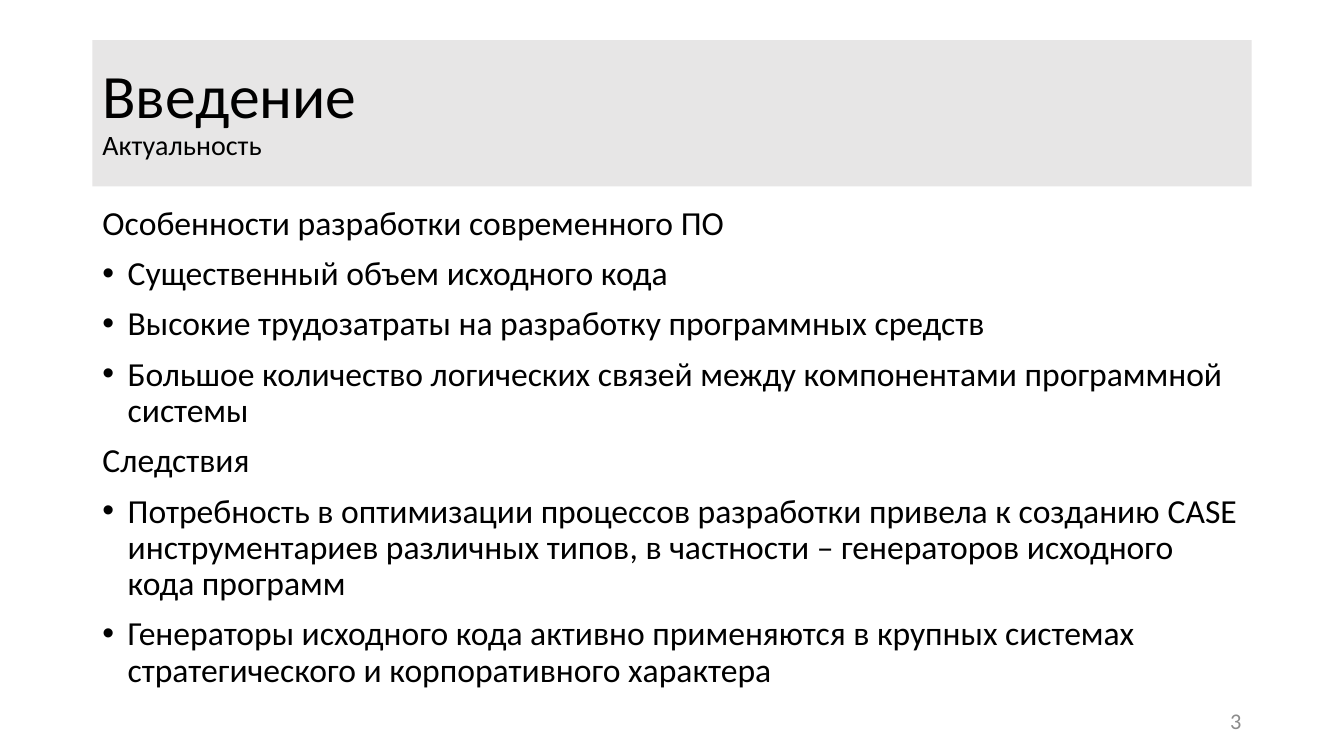
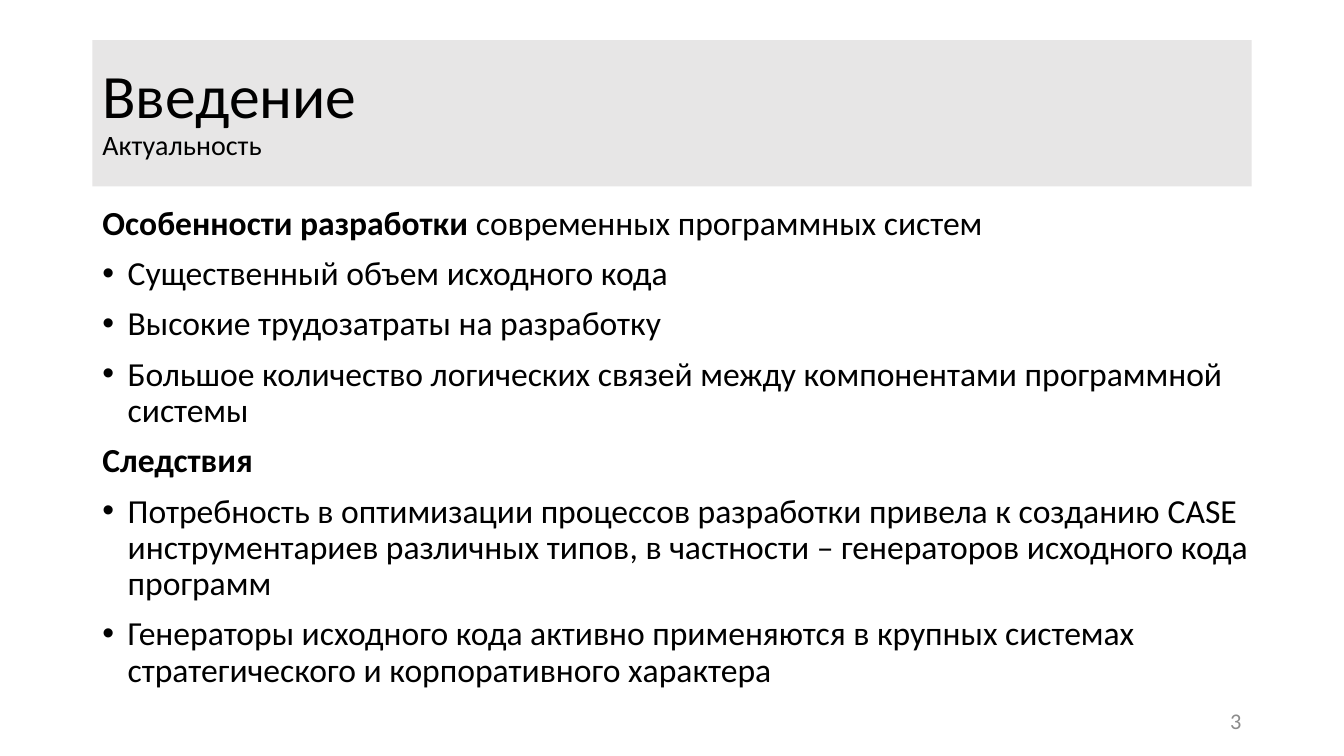
Before and after one commit to ITesserakt/Kodept, a slide deck: slide 3 of 04 - ВКРы/2018-2019 - Генератор кода GBSE решателей/03 - Презентация/Презентация3.0.pdf.pptm. Drawn at 1344x756 pixels with LibreOffice and Linux fonts; fonts in the diff are those of the drawing. Boxes give left, top, right and bottom in pixels: in the first picture for what was removed or moved away, otherwise in the second. Text is boxed around its words. In the diff, an @@ line names an element or a change of style, - is before the commit and + after.

```diff
--- a/04 - ВКРы/2018-2019 - Генератор кода GBSE решателей/03 - Презентация/Презентация3.0.pdf.pptm
+++ b/04 - ВКРы/2018-2019 - Генератор кода GBSE решателей/03 - Презентация/Презентация3.0.pdf.pptm
@@ text at (102, 212, 982, 241): text changed @@
-Особенности разработки современного ПО
+Особенности разработки современных программных систем
@@ text at (128, 312, 661, 341): text changed @@
-• Высокие трудозатраты на разработку программных средств
+• Высокие трудозатраты на разработку
@@ text at (102, 450, 252, 478): bold on in "Следствия" @@
```
Also in this commit, not shown: 8 other slides changed, 2 slides added, 1 slide removed.
